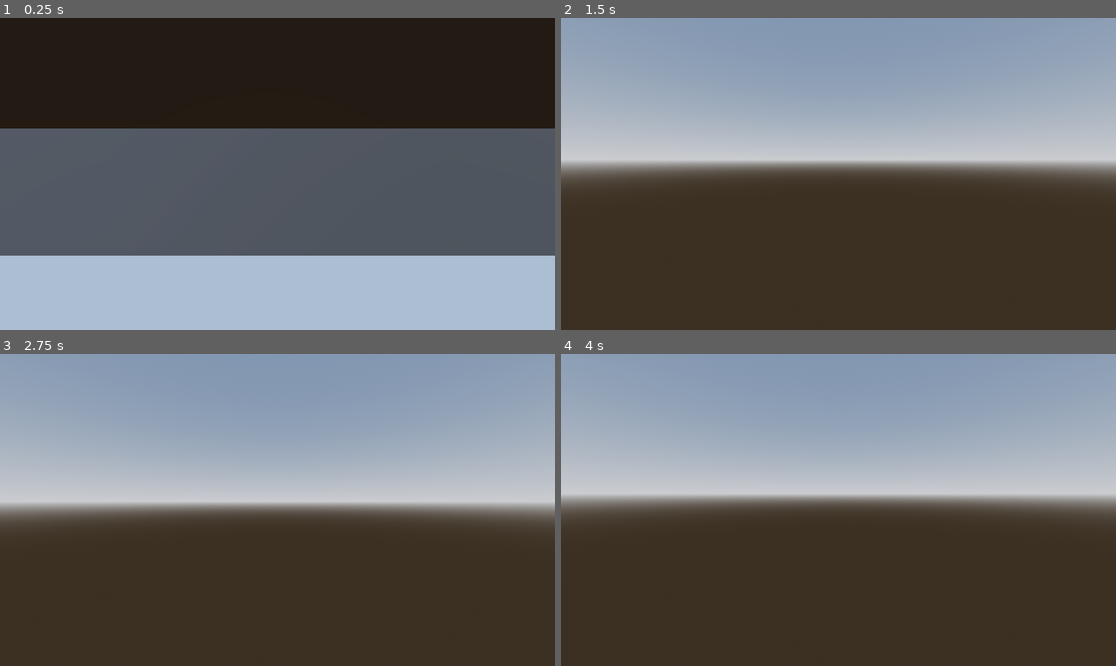
Above: before the commit, frames 1-4 (two rows, left to right).
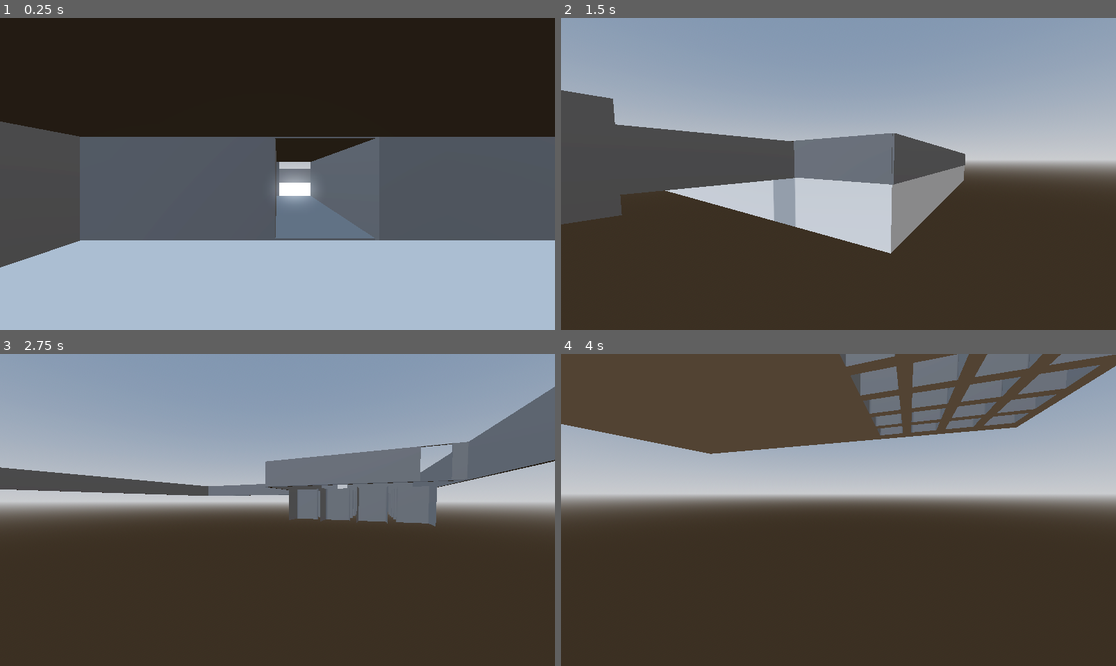
Above: after the commit, the same moments.

Repository: aaronm94/NABG_godot
Game: Godot game, scene res://scenes/first_floor.tscn
Two runs of this game, one before a commit and one after it. Both use one fixed random seed, a clock stepped at 60 frames per second and the inputs below.
Inputs (mouse positions are in pixels of both pictures, inside the frame that each line leads up to):
- Up to frame 1 (0.25 s): no input
- Up to frame 2 (1.5 s): tap Enter at 0.5 s; move the mouse to (960, 158) at 0.52 s; hold D (move_right) 0.53-1.28 s; tap F (freefly) at 0.6 s; click (960, 158) at 0.67 s; tap Space (jump) at 0.77 s; move the mouse to (810, 174) at 1.27 s; hold W (move_forward) from 1.28 s (still down); tap Shift (sprint) at 1.35 s
- Up to frame 3 (2.75 s): keep holding W (move_forward); tap Space (jump) at 1.52 s; move the mouse to (288, 503) at 2.02 s; tap F (freefly) at 2.1 s
- Up to frame 4 (4 s): keep holding W (move_forward); move the mouse to (832, 516) at 2.77 s; tap Shift (sprint) at 2.85 s; click (832, 516) at 2.92 s; tap Space (jump) at 3.02, 3.77 s; move the mouse to (877, 513) at 3.52 s; tap F (freefly) at 3.6 s

The runs differ from the first frame. In frame 1, 16% of the frame differs, in the area x 0-100%, y 33-80%; in frame 2, 19%; in frame 3, 12%; in frame 4, 25%, in the area x 0-100%, y 0-33%.

Commit message:
Add room1 scene and update first floor layout
Introduces a new 'room1' scene with pitfall obstacles and walls, and integrates it into the first_floor scene. Adjusts transforms and corridor dimensions in starting_room for better scene connectivity. Refactors proto_controller.gd to rename _bind parameter for clarity.

Diff:
--- a/assets/proto_controller/proto_controller.gd
+++ b/assets/proto_controller/proto_controller.gd
@@ -38,30 +38,6 @@
 var freeflying := false
 var g_value := 9.8
 var g_vec := Vector3.DOWN * 9.8
-
-# --- Create default bindings once (no editor setup needed) ---
-func _init() -> void:
-	_bind(ACT_LEFT, [KEY_A, KEY_LEFT])
-	_bind(ACT_RIGHT, [KEY_D, KEY_RIGHT])
-	_bind(ACT_FORWARD, [KEY_W, KEY_UP])
-	_bind(ACT_BACK, [KEY_S, KEY_DOWN])
-	_bind(ACT_JUMP, [KEY_SPACE])
-	_bind(ACT_SPRINT, [KEY_SHIFT])
-	_bind(ACT_FREEFLY, [KEY_F])
-
-func _bind(name: String, keys: Array) -> void:
-	if not InputMap.has_action(name):
-		InputMap.add_action(name)
-	for keycode in keys:
-		var exists := false
-		for ev in InputMap.action_get_events(name):
-			if ev is InputEventKey and ev.keycode == keycode:
-				exists = true
-				break
-		if not exists:
-			var e := InputEventKey.new()
-			e.keycode = keycode
-			InputMap.action_add_event(name, e)
 
 func _ready() -> void:
 	g_value = ProjectSettings.get_setting("physics/3d/default_gravity")
@@ -136,3 +112,27 @@
 	collider.disabled = enable
 	if enable:
 		velocity = Vector3.ZERO
+
+# --- Create default bindings once (no editor setup needed) ---
+func _init() -> void:
+	_bind(ACT_LEFT, [KEY_A, KEY_LEFT])
+	_bind(ACT_RIGHT, [KEY_D, KEY_RIGHT])
+	_bind(ACT_FORWARD, [KEY_W, KEY_UP])
+	_bind(ACT_BACK, [KEY_S, KEY_DOWN])
+	_bind(ACT_JUMP, [KEY_SPACE])
+	_bind(ACT_SPRINT, [KEY_SHIFT])
+	_bind(ACT_FREEFLY, [KEY_F])
+
+func _bind(action_name: String, keys: Array) -> void:
+	if not InputMap.has_action(action_name):
+		InputMap.add_action(action_name)
+	for keycode in keys:
+		var exists := false
+		for ev in InputMap.action_get_events(action_name):
+			if ev is InputEventKey and ev.keycode == keycode:
+				exists = true
+				break
+		if not exists:
+			var e := InputEventKey.new()
+			e.keycode = keycode
+			InputMap.action_add_event(action_name, e)
--- a/scenes/first_floor.tscn
+++ b/scenes/first_floor.tscn
@@ -1,7 +1,8 @@
-[gd_scene load_steps=6 format=3 uid="uid://bgiaye6ylw3wf"]
+[gd_scene load_steps=7 format=3 uid="uid://bgiaye6ylw3wf"]
 
 [ext_resource type="PackedScene" uid="uid://dr7jbokfssx44" path="res://scenes/starting_room.tscn" id="1_61mbl"]
 [ext_resource type="PackedScene" uid="uid://bs72ogkvdd7d6" path="res://assets/proto_controller/proto_controller.tscn" id="2_jtwsw"]
+[ext_resource type="PackedScene" uid="uid://cyn4ifi3wx6md" path="res://scenes/room1.tscn" id="3_xh5fq"]
 
 [sub_resource type="ProceduralSkyMaterial" id="ProceduralSkyMaterial_kfcwk"]
 sky_horizon_color = Color(0.66224277, 0.6717428, 0.6867428, 1)
@@ -22,9 +23,13 @@
 environment = SubResource("Environment_d84xi")
 
 [node name="DirectionalLight3D" type="DirectionalLight3D" parent="."]
-transform = Transform3D(1, 0, 0, 0, 0.017452382, 0.99984765, 0, -0.9998476, 0.017452382, 0, 2.528, 0)
+transform = Transform3D(1, 0, 0, 0, 0.017452383, 0.9998477, 0, -0.9998477, 0.017452385, 0, 19.028, 0)
 shadow_enabled = true
 
 [node name="Starting_room" parent="." instance=ExtResource("1_61mbl")]
+transform = Transform3D(-1, 0, -8.742278e-08, 0, 1, 0, 8.742278e-08, 0, -1, 15.800001, 0, 39.2)
 
 [node name="ProtoController" parent="." instance=ExtResource("2_jtwsw")]
+transform = Transform3D(1, 0, 0, 0, 1, 0, 0, 0, 1, 14.6, 0, 40.100002)
+
+[node name="room1" parent="." instance=ExtResource("3_xh5fq")]
--- /dev/null
+++ b/scenes/room1.tscn
@@ -0,0 +1,163 @@
+[gd_scene load_steps=2 format=3 uid="uid://cyn4ifi3wx6md"]
+
+[sub_resource type="StandardMaterial3D" id="StandardMaterial3D_n502b"]
+
+[node name="room1" type="Node3D"]
+
+[node name="floor" type="CSGBox3D" parent="."]
+transform = Transform3D(1, 0, 0, 0, 1, 0, 0, 0, 1, 0, -2, 0)
+use_collision = true
+size = Vector3(50, 4, 50)
+material = SubResource("StandardMaterial3D_n502b")
+
+[node name="pitfall" type="CSGBox3D" parent="floor"]
+transform = Transform3D(1, 0, 0, 0, 1, 0, 0, 0, 1, 22.5, 0, -21.5)
+operation = 2
+size = Vector3(3, 4, 3)
+
+[node name="pitfall2" type="CSGBox3D" parent="floor"]
+transform = Transform3D(1, 0, 0, 0, 1, 0, 0, 0, 1, 18.5, 0, -21.5)
+operation = 2
+size = Vector3(3, 4, 3)
+
+[node name="pitfall3" type="CSGBox3D" parent="floor"]
+transform = Transform3D(1, 0, 0, 0, 1, 0, 0, 0, 1, 14.5, 0, -21.5)
+operation = 2
+size = Vector3(3, 4, 3)
+
+[node name="pitfall4" type="CSGBox3D" parent="floor"]
+transform = Transform3D(1, 0, 0, 0, 1, 0, 0, 0, 1, 10.5, 0, -21.5)
+operation = 2
+size = Vector3(3, 4, 3)
+
+[node name="pitfall5" type="CSGBox3D" parent="floor"]
+transform = Transform3D(1, 0, 0, 0, 1, 0, 0, 0, 1, 22.5, 0, -17.5)
+operation = 2
+size = Vector3(3, 4, 3)
+
+[node name="pitfall6" type="CSGBox3D" parent="floor"]
+transform = Transform3D(1, 0, 0, 0, 1, 0, 0, 0, 1, 18.5, 0, -17.5)
+operation = 2
+size = Vector3(3, 4, 3)
+
+[node name="pitfall7" type="CSGBox3D" parent="floor"]
+transform = Transform3D(1, 0, 0, 0, 1, 0, 0, 0, 1, 14.5, 0, -17.5)
+operation = 2
+size = Vector3(3, 4, 3)
+
+[node name="pitfall8" type="CSGBox3D" parent="floor"]
+transform = Transform3D(1, 0, 0, 0, 1, 0, 0, 0, 1, 10.5, 0, -17.5)
+operation = 2
+size = Vector3(3, 4, 3)
+
+[node name="pitfall9" type="CSGBox3D" parent="floor"]
+transform = Transform3D(1, 0, 0, 0, 1, 0, 0, 0, 1, 22.5, 0, -13.5)
+operation = 2
+size = Vector3(3, 4, 3)
+
+[node name="pitfall10" type="CSGBox3D" parent="floor"]
+transform = Transform3D(1, 0, 0, 0, 1, 0, 0, 0, 1, 18.5, 0, -13.5)
+operation = 2
+size = Vector3(3, 4, 3)
+
+[node name="pitfall11" type="CSGBox3D" parent="floor"]
+transform = Transform3D(1, 0, 0, 0, 1, 0, 0, 0, 1, 14.5, 0, -13.5)
+operation = 2
+size = Vector3(3, 4, 3)
+
+[node name="pitfall12" type="CSGBox3D" parent="floor"]
+transform = Transform3D(1, 0, 0, 0, 1, 0, 0, 0, 1, 10.5, 0, -13.5)
+operation = 2
+size = Vector3(3, 4, 3)
+
+[node name="pitfall13" type="CSGBox3D" parent="floor"]
+transform = Transform3D(1, 0, 0, 0, 1, 0, 0, 0, 1, 22.5, 0, -9.5)
+operation = 2
+size = Vector3(3, 4, 3)
+
+[node name="pitfall14" type="CSGBox3D" parent="floor"]
+transform = Transform3D(1, 0, 0, 0, 1, 0, 0, 0, 1, 18.5, 0, -9.5)
+operation = 2
+size = Vector3(3, 4, 3)
+
+[node name="pitfall15" type="CSGBox3D" parent="floor"]
+transform = Transform3D(1, 0, 0, 0, 1, 0, 0, 0, 1, 14.5, 0, -9.5)
+operation = 2
+size = Vector3(3, 4, 3)
+
+[node name="pitfall16" type="CSGBox3D" parent="floor"]
+transform = Transform3D(1, 0, 0, 0, 1, 0, 0, 0, 1, 10.5, 0, -9.5)
+operation = 2
+size = Vector3(3, 4, 3)
+
+[node name="pitfall17" type="CSGBox3D" parent="floor"]
+transform = Transform3D(1, 0, 0, 0, 1, 0, 0, 0, 1, 22.5, 0, -5.5)
+operation = 2
+size = Vector3(3, 4, 3)
+
+[node name="pitfall18" type="CSGBox3D" parent="floor"]
+transform = Transform3D(1, 0, 0, 0, 1, 0, 0, 0, 1, 18.5, 0, -5.5)
+operation = 2
+size = Vector3(3, 4, 3)
+
+[node name="pitfall19" type="CSGBox3D" parent="floor"]
+transform = Transform3D(1, 0, 0, 0, 1, 0, 0, 0, 1, 14.5, 0, -5.5)
+operation = 2
+size = Vector3(3, 4, 3)
+
+[node name="pitfall20" type="CSGBox3D" parent="floor"]
+transform = Transform3D(1, 0, 0, 0, 1, 0, 0, 0, 1, 10.5, 0, -5.5)
+operation = 2
+size = Vector3(3, 4, 3)
+
+[node name="ceiling" type="CSGBox3D" parent="."]
+transform = Transform3D(1, 0, 0, 0, 1, 0, 0, 0, 1, 0, 2.599, 0)
+visible = false
+use_collision = true
+size = Vector3(50, 0.1, 50)
+material = SubResource("StandardMaterial3D_n502b")
+
+[node name="wall1" type="CSGBox3D" parent="."]
+transform = Transform3D(-4.371139e-08, 0, -1, 0, 1, 0, 1, 0, -4.371139e-08, -25.003965, 1.34043, 0.027645111)
+use_collision = true
+size = Vector3(50, 2.8, 0.2)
+
+[node name="wall5" type="CSGBox3D" parent="."]
+transform = Transform3D(-4.371139e-08, 0, -1, 0, 1, 0, 1, 0, -4.371139e-08, 8, 1.34, -12.472)
+use_collision = true
+size = Vector3(25, 2.8, 0.2)
+
+[node name="wall6" type="CSGBox3D" parent="."]
+transform = Transform3D(1, 0, 0, 0, 1, 0, 0, 0, 1, 16.4, 1.34, -0.07199991)
+use_collision = true
+size = Vector3(17, 2.8, 0.2)
+
+[node name="exit_cutout" type="CSGBox3D" parent="wall6"]
+transform = Transform3D(1, 0, 0, 0, 1, 0, 0, 0, 1, 6.6000004, 0, 0)
+operation = 2
+size = Vector3(2, 2.75, 0.2)
+
+[node name="wall2" type="CSGBox3D" parent="."]
+transform = Transform3D(-4.371139e-08, 0, -1, 0, 1, 0, 1, 0, -4.371139e-08, 25, 1.34, 0.028)
+use_collision = true
+size = Vector3(50, 2.8, 0.2)
+
+[node name="wall3" type="CSGBox3D" parent="."]
+transform = Transform3D(1, 0, 0, 0, 1, 0, 0, 0, 1, -0.004, 1.34, -25)
+use_collision = true
+size = Vector3(50, 2.8, 0.2)
+
+[node name="exit_cutout" type="CSGBox3D" parent="wall3"]
+transform = Transform3D(1, 0, 0, 0, 1, 0, 0, 0, 1, 12.5, 0, 0)
+operation = 2
+size = Vector3(2, 2.75, 0.2)
+
+[node name="wall4" type="CSGBox3D" parent="."]
+transform = Transform3D(1, 0, 0, 0, 1, 0, 0, 0, 1, -0.004, 1.34, 25)
+use_collision = true
+size = Vector3(50, 2.8, 0.2)
+
+[node name="entrance_cutout" type="CSGBox3D" parent="wall4"]
+transform = Transform3D(1, 0, 0, 0, 1, 0, 0, 0, 1, 16, 0.01, 0)
+operation = 2
+size = Vector3(2.5, 2.75, 0.3)
--- a/scenes/starting_room.tscn
+++ b/scenes/starting_room.tscn
@@ -9,6 +9,7 @@
 [node name="floor" type="CSGBox3D" parent="."]
 size = Vector3(12, 0.1, 8)
 material = SubResource("StandardMaterial3D_ry1o5")
+metadata/_edit_lock_ = true
 
 [node name="ceiling" type="CSGBox3D" parent="."]
 transform = Transform3D(1, 0, 0, 0, 1, 0, 0, 0, 1, 0, 2.5989532, 0)
@@ -44,17 +45,15 @@
 metadata/_edit_lock_ = true
 
 [node name="corridor" type="CSGCombiner3D" parent="."]
-transform = Transform3D(1, 0, 0, 0, 1, 0, 0, 0, 1, 0, 1.2889469, 12.483468)
+transform = Transform3D(1, 0, 0, 0, 1, 0, 0, 0, 1, 0, 1.2889469, 10.183468)
 metadata/_edit_lock_ = true
 
 [node name="corridor_outer" type="CSGBox3D" parent="corridor"]
 transform = Transform3D(1, 0, 0, 0, 1, 0, 0, 0, 1, 0, 0, -1.0092239)
 use_collision = true
-size = Vector3(2.8, 2.8, 15)
-metadata/_edit_lock_ = true
+size = Vector3(2.8, 2.8, 10)
 
 [node name="corridor_inner" type="CSGBox3D" parent="corridor"]
 transform = Transform3D(1, 0, 0, 0, 1, 0, 0, 0, 1, 0, 0, -0.98435783)
 operation = 2
-size = Vector3(2.5, 2.5, 15.05)
-metadata/_edit_lock_ = true
+size = Vector3(2.5, 2.5, 10.05)
